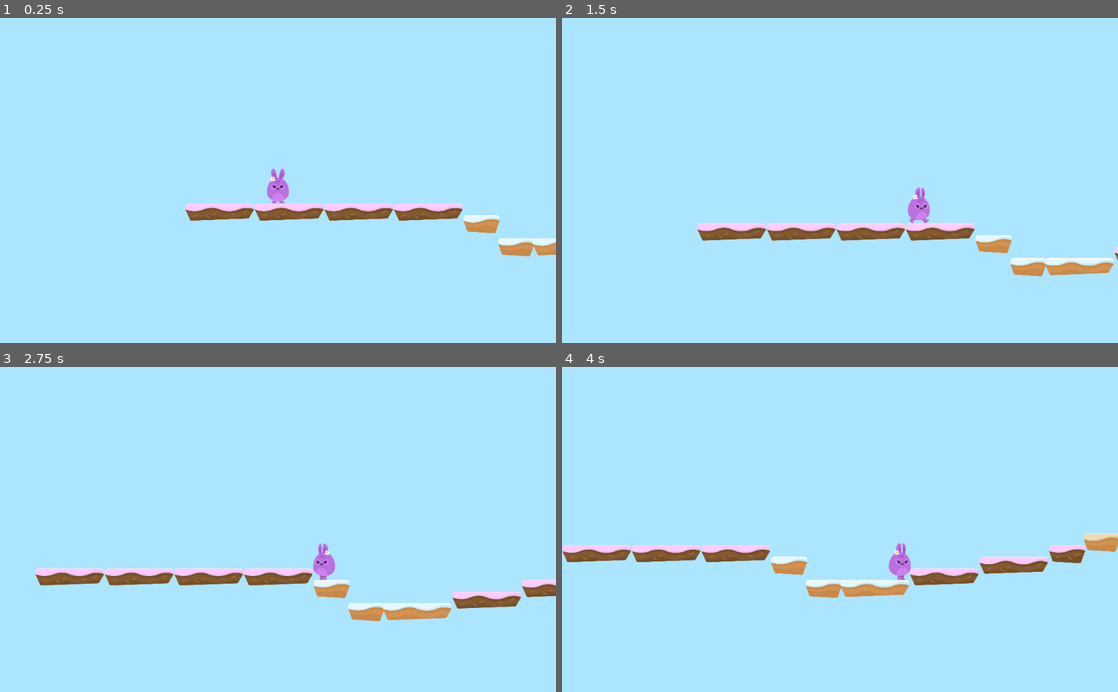
Above: before the commit, frames 1-4 (two rows, left to right).
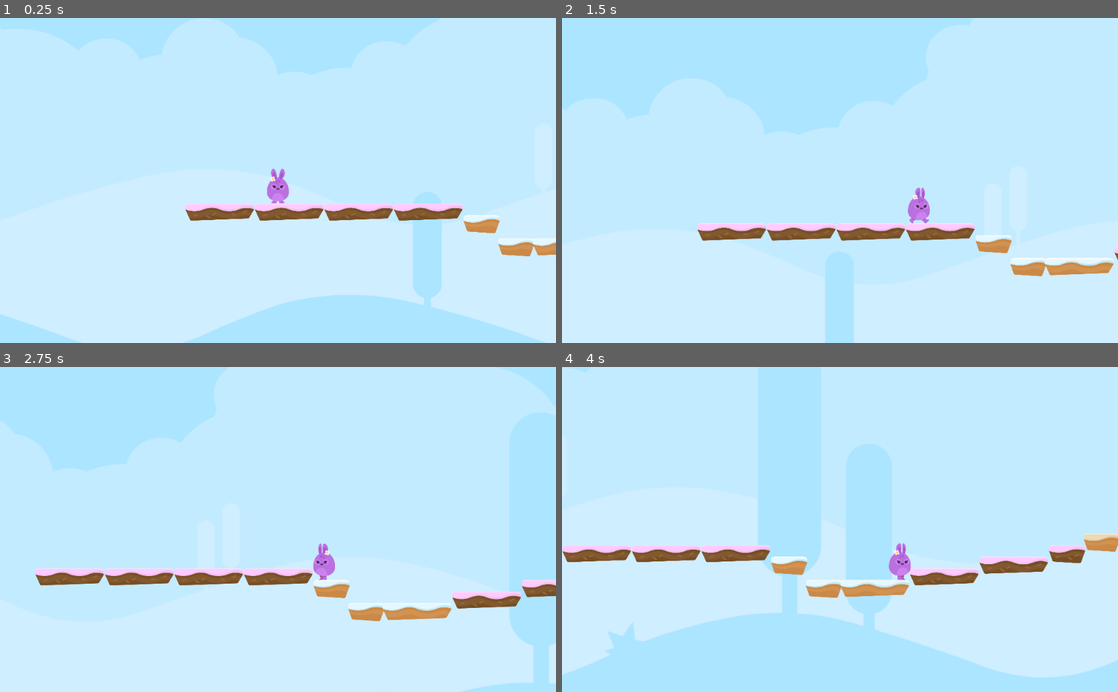
Above: after the commit, the same moments.

Repository: KennedyMungai/SimplePlatformer
Game: Godot game, scene res://Scenes/Levels/Level1.tscn
Same seed, same stepped clock (60 frames per second), same inputs: the game is played once before the commit and once after it.
Inputs:
- Up to frame 1 (0.25 s): no input
- Up to frame 2 (1.5 s): hold D (right) from 0.53 s (still down); tap W (jump) at 0.77 s
- Up to frame 3 (2.75 s): tap W (jump) at 1.52 s; release D (right) at 2.03 s; hold A (left) from 2.03 s (still down)
- Up to frame 4 (4 s): release A (left) at 2.78 s; hold D (right) from 2.78 s (still down); tap W (jump) at 3.02, 3.77 s

The runs differ from the first frame. In frame 1, 35% of the frame differs, in the area x 0-100%, y 32-100%; in frame 2, 28%; in frame 3, 29%; in frame 4, 28%.

Commit message:
Updated the height of the parallax background layer

Diff:
--- a/Scenes/Player.tscn
+++ b/Scenes/Player.tscn
@@ -31,7 +31,7 @@
 smoothing_enabled = true
 
 [node name="ParallaxBackground" type="ParallaxBackground" parent="Camera2D"]
-scroll_base_offset = Vector2( 0, -1000 )
+scroll_base_offset = Vector2( 0, -400 )
 scroll_ignore_camera_zoom = true
 
 [node name="ParallaxLayer" type="ParallaxLayer" parent="Camera2D/ParallaxBackground"]
